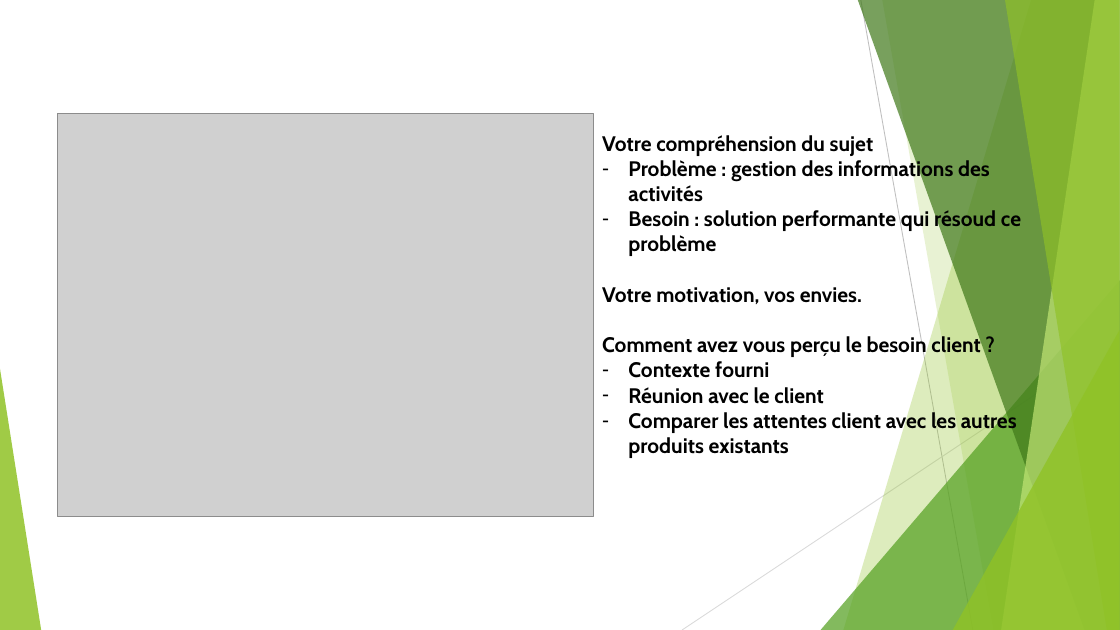
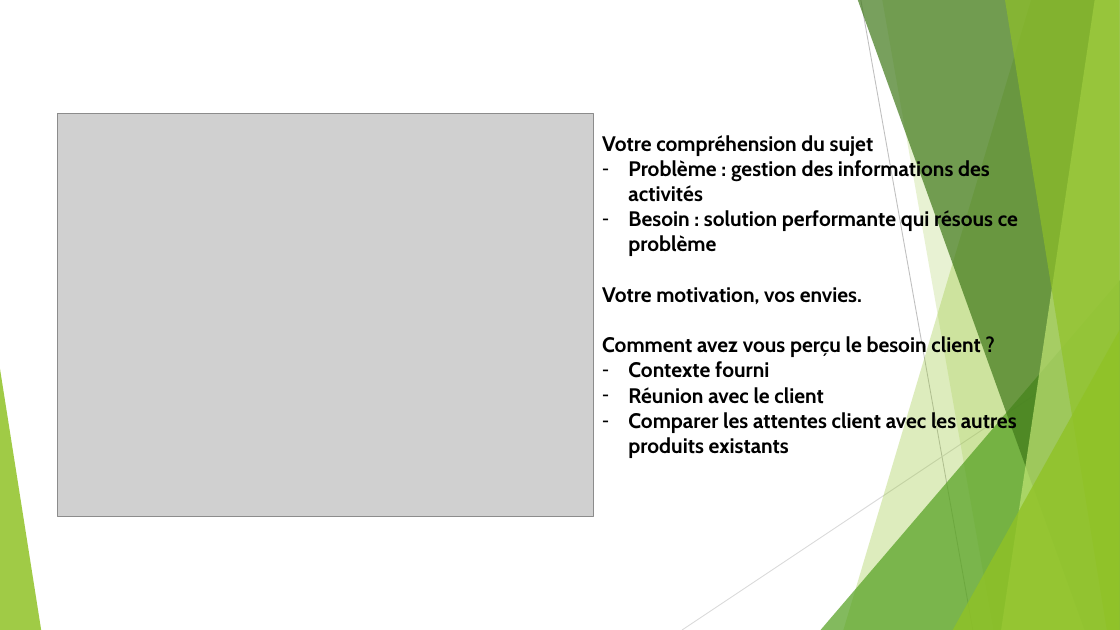
Before and after one commit to taconet1/Application-de-gestion, a slide deck: slide 1 of Présentation.pptx. Drawn at 1120x630 pixels with LibreOffice and Linux fonts; fonts in the diff are those of the drawing; grey boxes stand for pictures. Boxes give left, top, right and bottom in pixels: in the first picture for what was removed or moved away, otherwise in the second. Text is boxed around its words. In the diff, an @@ line names an element or a change of style, - is before the commit and + after.

```diff
--- a/Présentation.pptx
+++ b/Présentation.pptx
@@ text at [628, 208, 1018, 256]: text changed @@
-– Besoin : solution performante qui résoud ce problème
+– Besoin : solution performante qui résous ce problème
```
Also in this commit, not shown: 5 other files.
